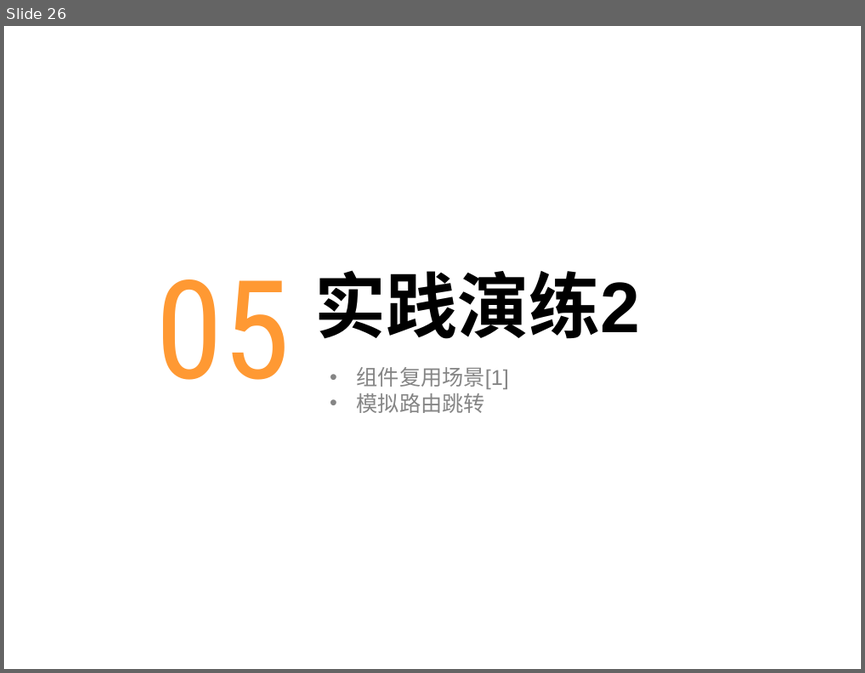
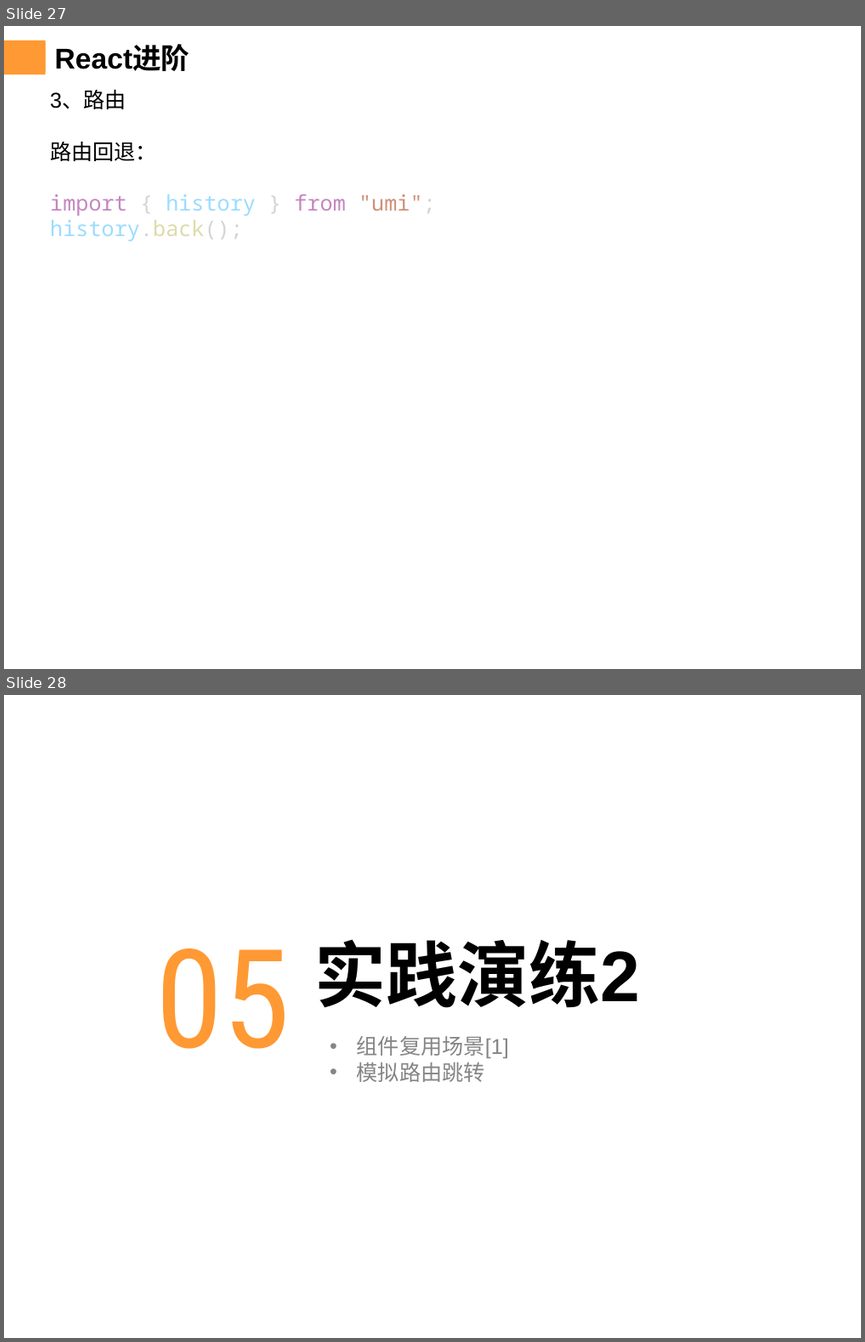
Before and after one commit to chenqiuli/JY-peixun-1, a slide deck: PPT内容-20240103.pptx. Shown one above the other, each under a label of ours: slide 26 before the commit, slides 27 and 28 after it. The pictures are 865x673 and 865x1342 pixels, drawn with LibreOffice and Linux fonts; fonts in the diff are those of the drawing; background and template pictures are left out. Boxes give left, top, right and bottom in pixels: in the first picture for what was removed or moved away, otherwise in the second. Text is boxed around its words. In the diff, an @@ line names an element or a change of style, - is before the commit and + after.

Commit message:
react进阶

```diff
--- a/PPT内容-20240103.pptx
+++ b/PPT内容-20240103.pptx
@@ slide 27 added at [4, 26, 861, 669], background #FFFFFF; not listed: 1 template element that a slide beside it also shows @@
@@ rectangle added at [4, 40, 45, 72], fill #FF9933 @@
@@ title added at [55, 46, 190, 71], 24 pt, text #000000, bold @@
+React进阶
@@ text added at [50, 91, 436, 241], 18 pt, text #9CDCFE @@
+3、路由
+路由回退：
+import { history } from "umi";
+history.back();
@@ what was slide 26 is now slide 28 @@
```
Also in this commit, not shown: 2 slides changed, 1 other slide added, 21 other files.
